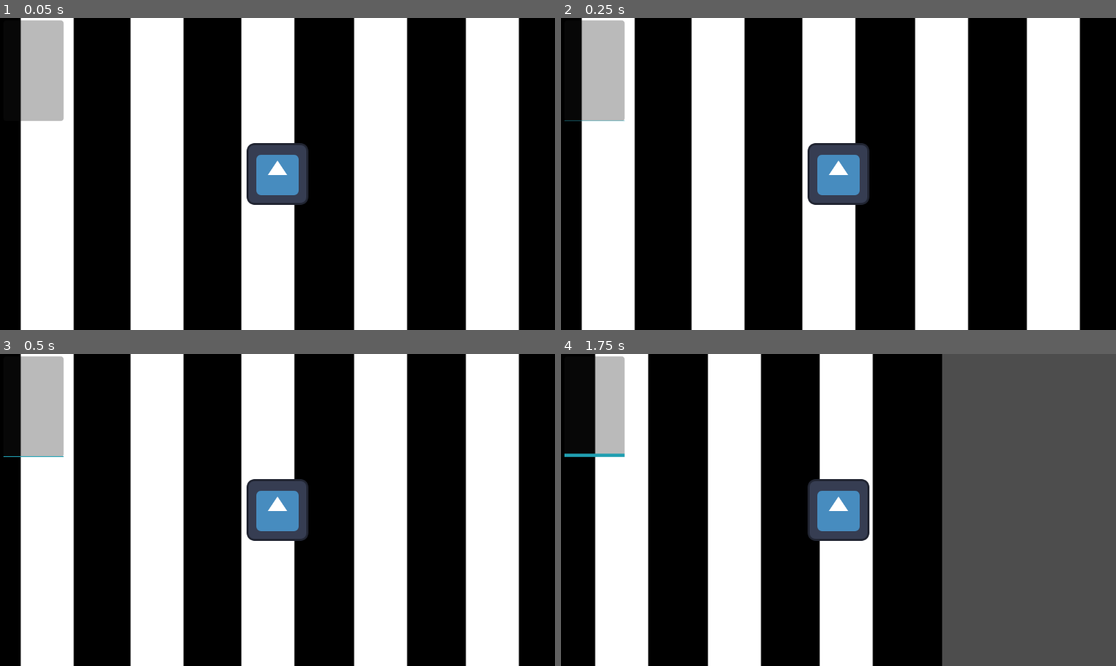
Above: before the commit, frames 1-4 (two rows, left to right).
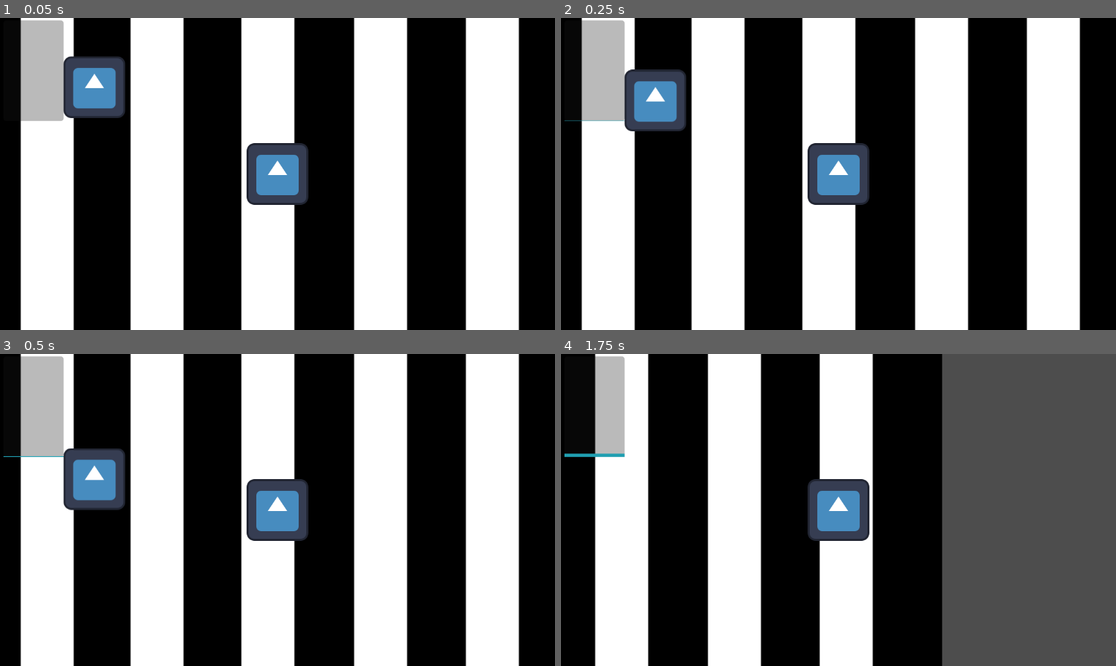
Above: after the commit, the same moments.

Repository: thisotherguyalso/KAILOG-Game
Game: Godot game, scene res://Scenes/streets.tscn
Same seed, same stepped clock (60 frames per second), same inputs: the game is played once before the commit and once after it. The engine's default icon, where the game draws it, is replaced by a stand-in: a white triangle on a blue panel in a dark square.
Inputs (mouse positions are in pixels of both pictures, inside the frame that each line leads up to):
- Up to frame 1 (0.05 s): no input
- Up to frame 2 (0.25 s): no input
- Up to frame 3 (0.5 s): no input
- Up to frame 4 (1.75 s): move the mouse to (960, 494) at 0.52 s; hold Right (ui_right) 0.53-1.25 s; hold Shift (sprint) 0.53-1.25 s; click (960, 494) at 0.67 s; drag from (727, 525) to (810, 572) at 1.27 s

The runs differ from the first frame. In frame 1, 2.2% of the frame differs, in the area x 11-23%, y 12-33%; in frame 2, 2.2%, in the area x 11-23%, y 16-37%; in frame 3, 2.2%; in frame 4, nothing differs.

Commit message:
added plastic

Diff:
--- /dev/null
+++ b/kailog-demo/Scenes/plastic.tscn
@@ -0,0 +1,16 @@
+[gd_scene load_steps=3 format=3 uid="uid://cgp716rgontld"]
+
+[ext_resource type="Texture2D" uid="uid://blpwy0wf60sa8" path="res://Sprite/icon.svg" id="1_eqw0v"]
+
+[sub_resource type="CircleShape2D" id="CircleShape2D_eqw0v"]
+
+[node name="Plastic" type="RigidBody2D"]
+collision_layer = 16
+collision_mask = 2
+
+[node name="Sprite2D" type="Sprite2D" parent="."]
+texture = ExtResource("1_eqw0v")
+
+[node name="CollisionShape2D" type="CollisionShape2D" parent="."]
+scale = Vector2(7, 7)
+shape = SubResource("CircleShape2D_eqw0v")
--- a/kailog-demo/Scenes/streets.tscn
+++ b/kailog-demo/Scenes/streets.tscn
@@ -1,7 +1,8 @@
-[gd_scene load_steps=3 format=3 uid="uid://b5o2sjxyv2fwf"]
+[gd_scene load_steps=4 format=3 uid="uid://b5o2sjxyv2fwf"]
 
 [ext_resource type="PackedScene" uid="uid://djbhktkxeugd" path="res://Scenes/player.tscn" id="1_3h88a"]
 [ext_resource type="Texture2D" uid="uid://dxq8w1vkpbnox" path="res://Sprite/street.png" id="1_ujq7l"]
+[ext_resource type="PackedScene" uid="uid://cgp716rgontld" path="res://Scenes/plastic.tscn" id="3_78k5l"]
 
 [node name="Streets" type="Node2D"]
 
@@ -10,3 +11,6 @@
 texture = ExtResource("1_ujq7l")
 
 [node name="Player" parent="." instance=ExtResource("1_3h88a")]
+
+[node name="Plastic" parent="." instance=ExtResource("3_78k5l")]
+position = Vector2(-380, -181)
--- a/kailog-demo/project.godot
+++ b/kailog-demo/project.godot
@@ -61,3 +61,4 @@
 2d_physics/layer_2="player"
 2d_physics/layer_3="walls"
 2d_physics/layer_4="door"
+2d_physics/layer_5="plastics"
